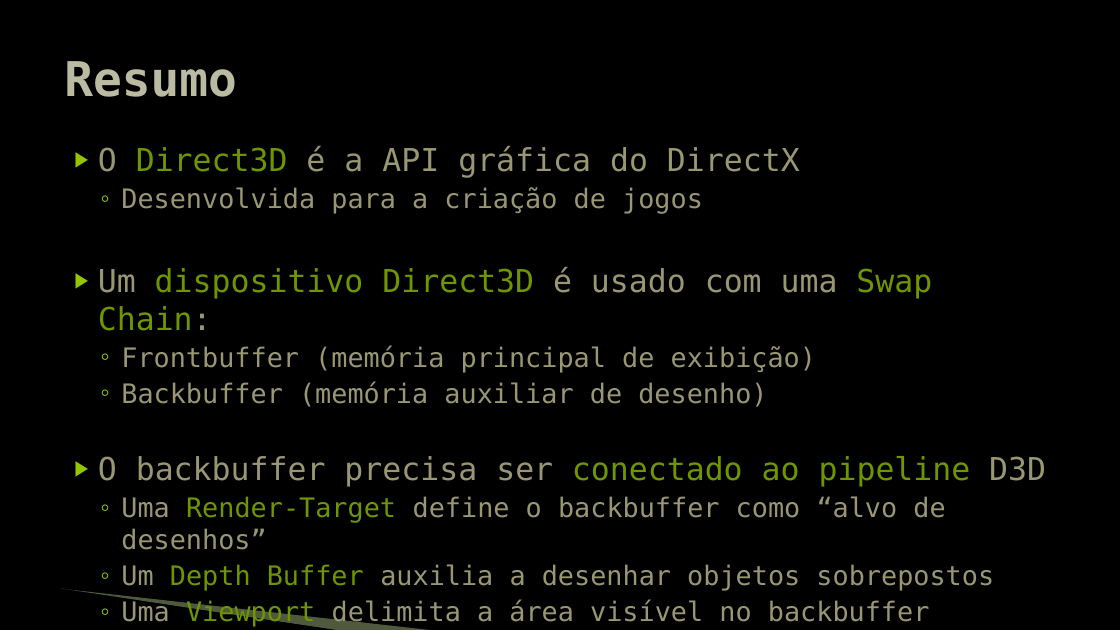
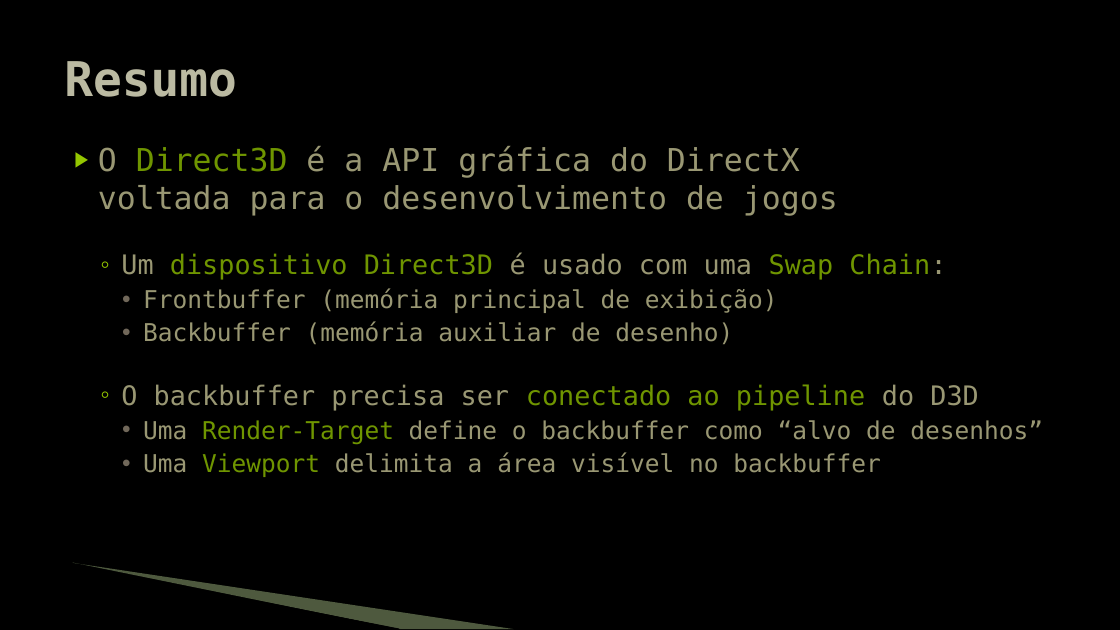
Before and after one commit to JudsonSS/Jogos, a slide deck: slide 24 of Slides/06. Direct3D.pptx (slide 27 before the commit). Drawn at 1120x630 pixels with LibreOffice and Linux fonts; fonts in the diff are those of the drawing; background and template pictures are left out. Boxes give left, top, right and bottom in pixels: in the first picture for what was removed or moved away, otherwise in the second. Text is boxed around its words. In the diff, an @@ line names an element or a change of style, - is before the commit and + after.

```diff
--- a/Slides/06. Direct3D.pptx
+++ b/Slides/06. Direct3D.pptx
@@ text at (98, 146, 838, 216): text changed; size 23 to 27 pt @@
-▶ O Direct3D é a API gráfica do DirectX
-  ◦ Desenvolvida para a criação de jogos
+▶ O Direct3D é a API gráfica do DirectX
+  voltada para o desenvolvimento de jogos
@@ text at (121, 253, 1043, 477): size 27 to 23 pt in "Um dispositivo Direct3D é usado com uma ..."; size 23 to 21 pt in "Frontbuffer (memória principal de exibição)", "Backbuffer (memória auxiliar de desenho)", "Uma Render-Target define o backbuffer como “alvo ...", "Uma Viewport delimita a área visível no ..."; bullet ▶ to ◦; list level 1 to 2 in "Um dispositivo Direct3D é usado ..."; bullet ◦ to •; list level 2 to 3 in "Frontbuffer (memória principal de exibição)"; bullet colour #94C600 to #71685A; list level 2 to 3 in "Backbuffer (memória auxiliar de desenho)"; list level 2 to 3 in "Uma Render-Target define o backbuffer ..."; list level 2 to 3 in "Uma Viewport delimita a área ..." @@
@@ text at (121, 384, 978, 410): text changed; size 27 to 23 pt @@
-▶ O backbuffer precisa ser conectado ao pipeline D3D
+  ◦ O backbuffer precisa ser conectado ao pipeline do D3D
@@ freeform shape: place and size @@
-freeform shape at (60, 590, 340, 630)
+freeform shape at (71, 565, 400, 629)
@@ freeform shape: place and size @@
-freeform shape at (61, 589, 437, 630)
+freeform shape at (73, 563, 514, 629)
@@ text at (121, 564, 994, 591): paragraph removed @@
-  ◦ Um Depth Buffer auxilia a desenhar objetos sobrepostos
```
Also in this commit, not shown: 23 other slides changed, 3 slides removed.
